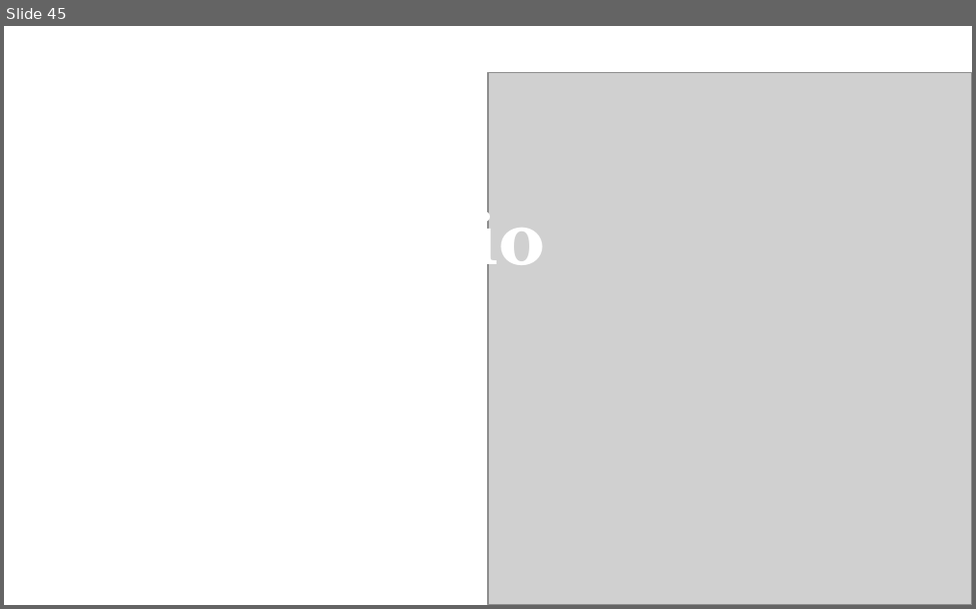
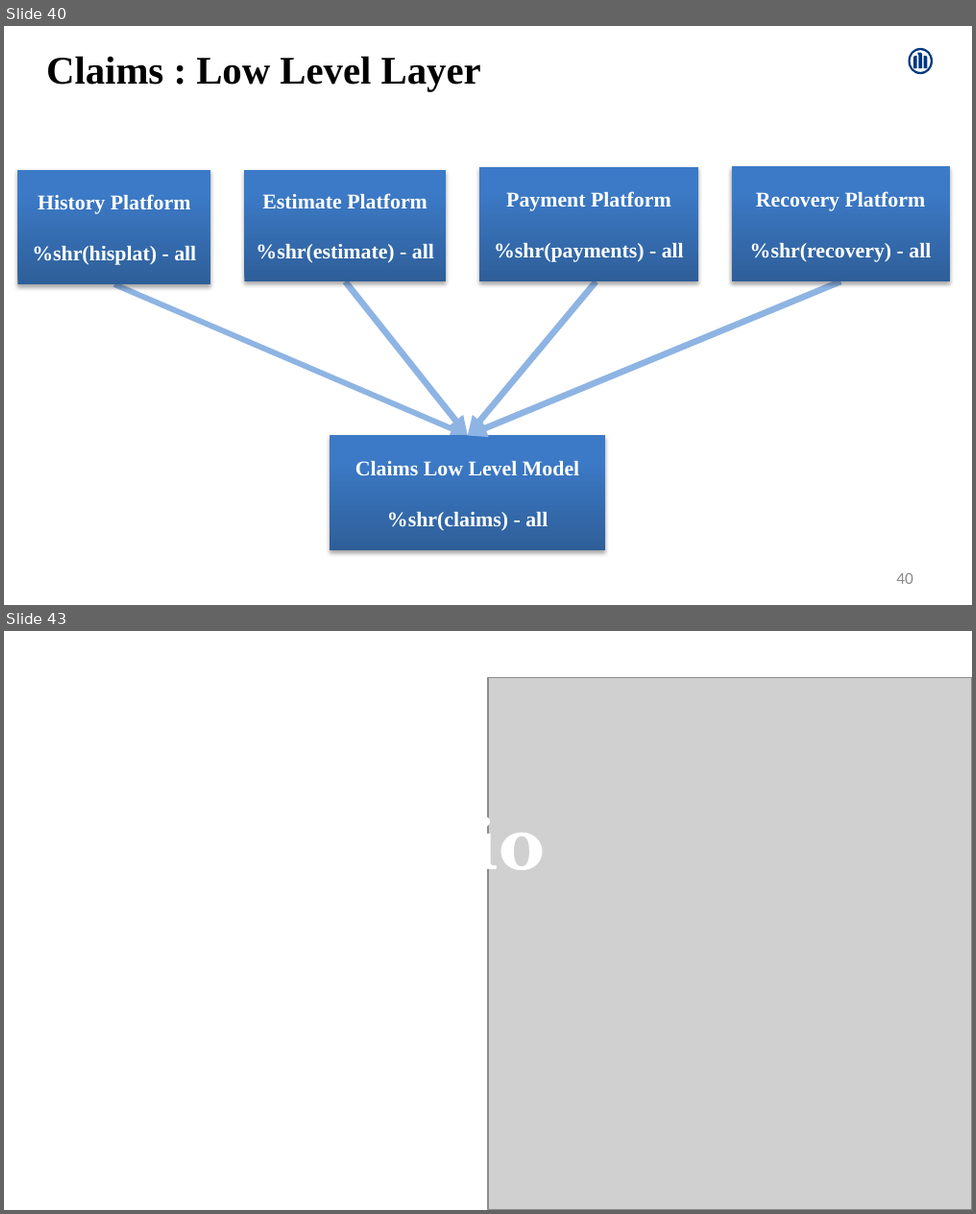
Before and after one commit to Amrutha-Mohan/UpdatedProjects, a slide deck: AmruthaMohan.pptx. Shown one above the other, each under a label of ours: slide 45 before the commit, slides 40 and 43 after it; the slides between them are not shown. The pictures are 976x609 and 976x1214 pixels, drawn with LibreOffice and Linux fonts; fonts in the diff are those of the drawing; grey boxes stand for pictures; background and template pictures are left out. Boxes give left, top, right and bottom in pixels: in the first picture for what was removed or moved away, otherwise in the second. Text is boxed around its words. In the diff, an @@ line names an element or a change of style, - is before the commit and + after.

```diff
--- a/AmruthaMohan.pptx
+++ b/AmruthaMohan.pptx
@@ slide 40 added at box(4, 26, 972, 605), background #FFFFFF @@
@@ freeform shape added at box(907, 48, 931, 74), fill #003781 @@
@@ text added at box(46, 56, 481, 91), 28 pt, text #000000, bold @@
+Claims : Low Level Layer
@@ rectangle added at box(479, 167, 698, 281), fill gradient #2F5F99 to #3D7CC7 to #3A7CCB, 15 pt, text #FFFFFF, bold @@
+Payment Platform
+%shr(payments) - all
@@ rectangle added at box(731, 167, 950, 281), fill gradient #2F5F99 to #3D7CC7 to #3A7CCB, 15 pt, text #FFFFFF, bold @@
+Recovery Platform
+%shr(recovery) - all
@@ rectangle added at box(18, 170, 211, 285), fill gradient #2F5F99 to #3D7CC7 to #3A7CCB, 15 pt, text #FFFFFF, bold @@
+History Platform
+%shr(hisplat) - all
@@ rectangle added at box(245, 170, 446, 281), fill gradient #2F5F99 to #3D7CC7 to #3A7CCB, 15 pt, text #FFFFFF, bold @@
+Estimate Platform
+%shr(estimate) - all
@@ arrow added from (346, 281) to (467, 436), #8EB4E3 4.5 pt @@
@@ arrow added from (595, 281) to (467, 436), #8EB4E3 4.5 pt @@
@@ arrow added from (840, 281) to (467, 436), #8EB4E3 4.5 pt @@
@@ arrow added from (114, 285) to (467, 436), #8EB4E3 4 pt @@
@@ line added from (50, 365) to (925, 365), #000000 0.75 pt @@
@@ rectangle added at box(329, 436, 605, 550), fill gradient #2F5F99 to #3D7CC7 to #3A7CCB, 15 pt, text #FFFFFF, bold @@
+Claims Low Level Model
+%shr(claims) - all
@@ page number added at box(896, 573, 913, 584), 12 pt, text #8C8C8C @@
+40
@@ what was slide 45 is now slide 43 @@
```
Also in this commit, not shown: 3 slides changed, 6 other slides added, 9 slides removed.
